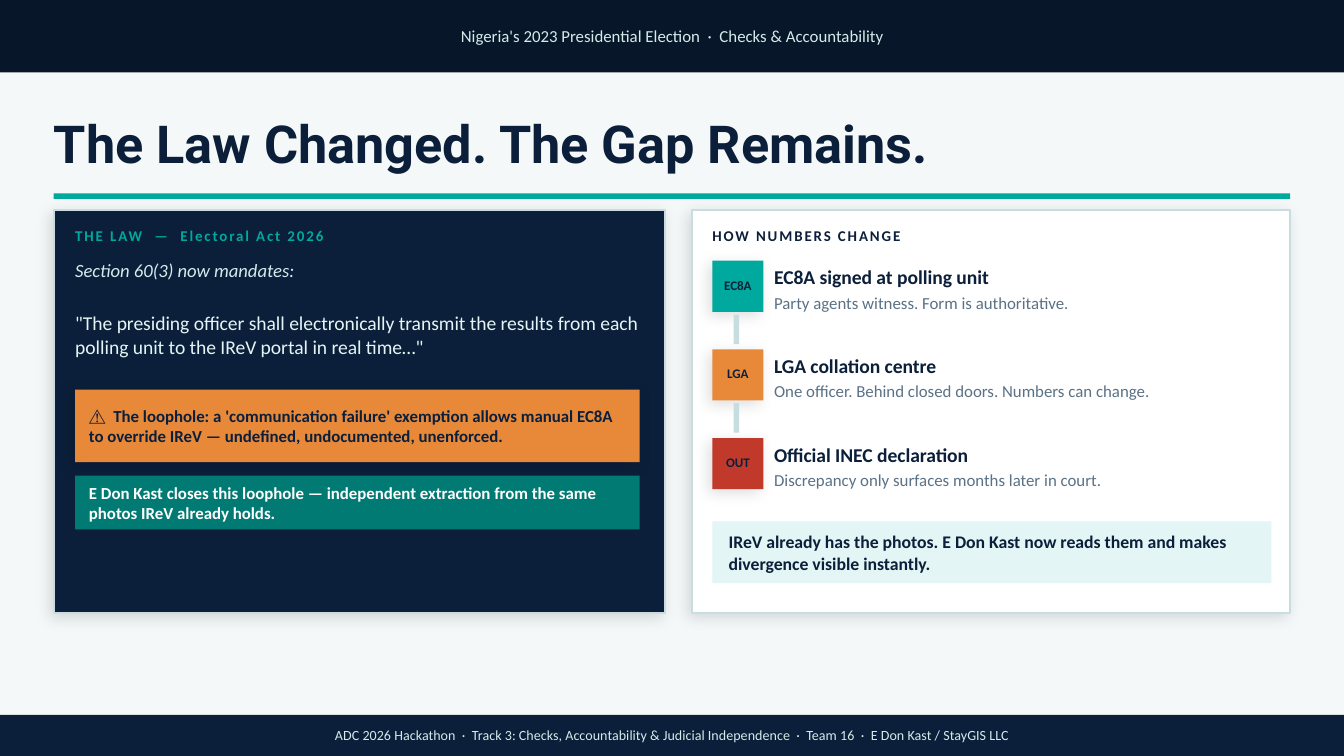
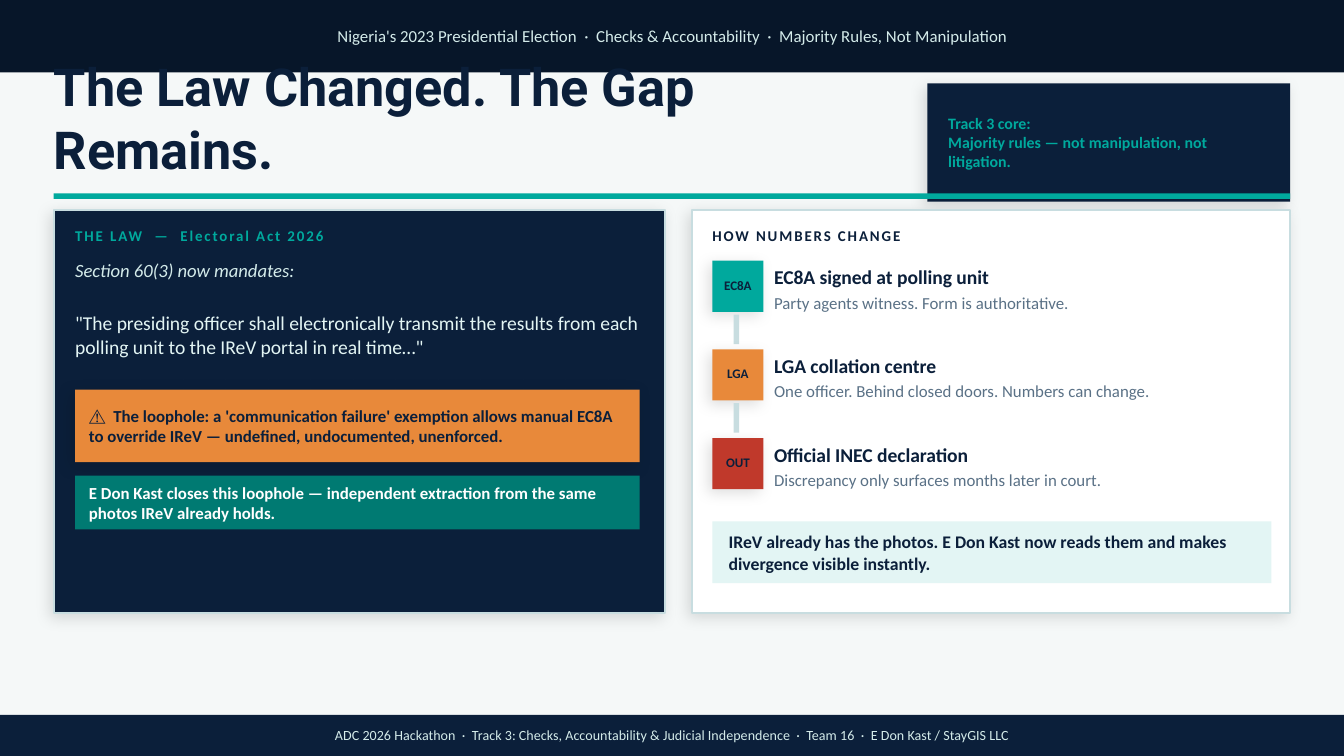
Before and after one commit to Nexus-Engineering-Planning/Nigeria-2023-election-OCR, a slide deck: slide 2 of ADC2026_Submission/submit/04_Slide_Deck.pptx. Drawn at 1344x756 pixels with LibreOffice and Linux fonts; fonts in the diff are those of the drawing. Boxes give left, top, right and bottom in pixels: in the first picture for what was removed or moved away, otherwise in the second. Text is boxed around its words. In the diff, an @@ line names an element or a change of style, - is before the commit and + after.

```diff
--- a/ADC2026_Submission/submit/04_Slide_Deck.pptx
+++ b/ADC2026_Submission/submit/04_Slide_Deck.pptx
@@ text "The Law Changed. The Gap ..." rewrapped from [264, 123, 928, 174] to [54, 58, 695, 170] @@
@@ text at [337, 30, 1007, 45]: text changed @@
-Nigeria's 2023 Presidential Election · Checks & Accountability
+Nigeria's 2023 Presidential Election · Checks & Accountability · Majority Rules, Not Manipulation
@@ rectangle added at [927, 83, 1290, 202], fill #0B1F3A @@
@@ text added at [948, 118, 1208, 170], 8.5 pt, text #00A99D, bold @@
+Track 3 core:
+Majority rules — not manipulation, not litigation.
```
Also in this commit, not shown: 4 other slides changed, 17 other files.
